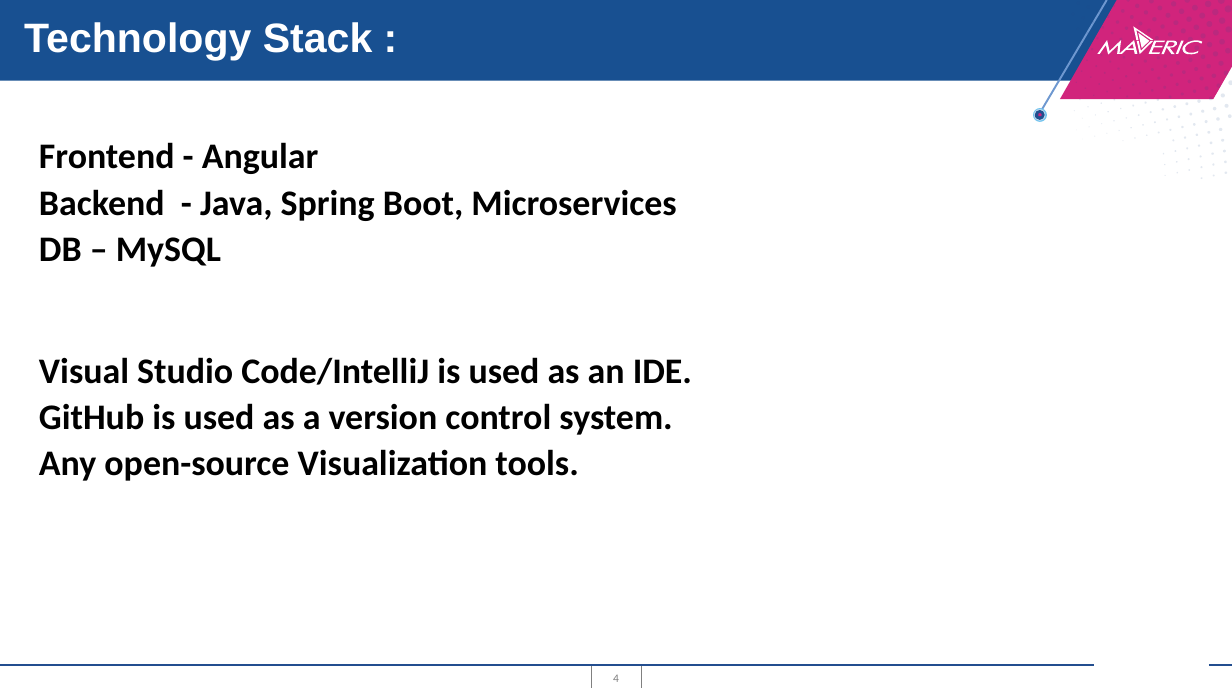
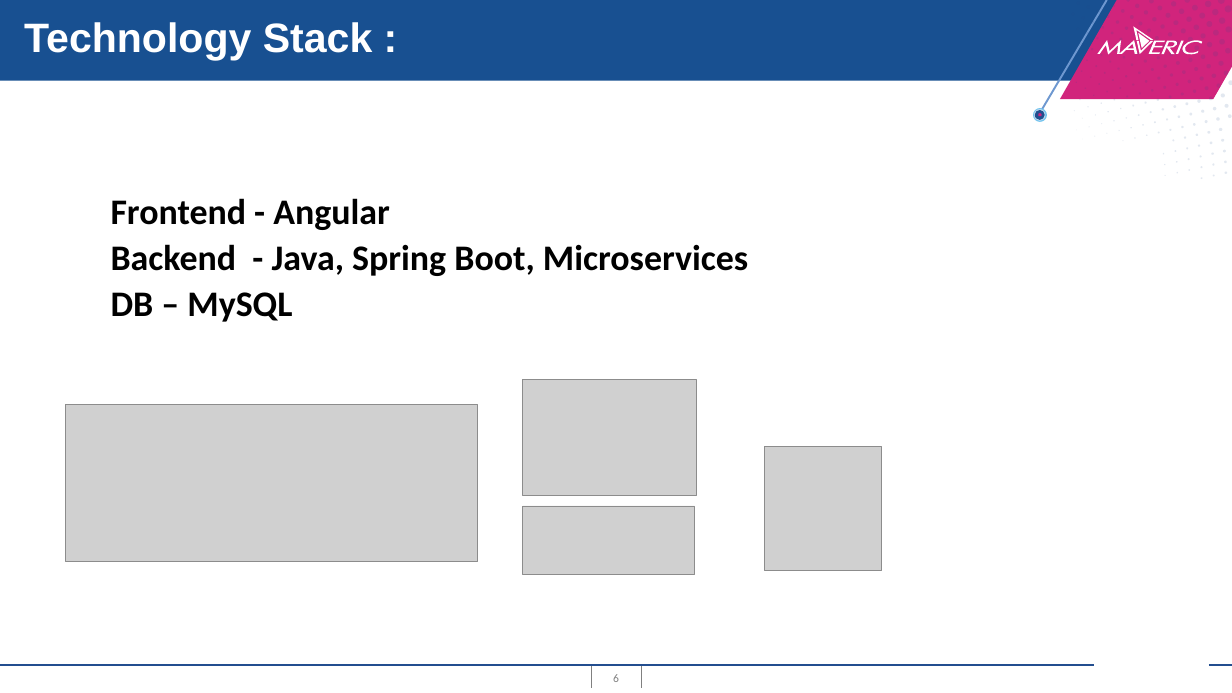
Before and after one commit to shan18007/Data-Pipeline, a slide deck: slide 6 of Data Pipeline.pptx (slide 4 before the commit). Drawn at 1232x693 pixels with LibreOffice and Linux fonts; fonts in the diff are those of the drawing; grey boxes stand for pictures; background and template pictures are left out. Boxes give left, top, right and bottom in pixels: in the first picture for what was removed or moved away, otherwise in the second. Text is boxed around its words. In the diff, an @@ line names an element or a change of style, - is before the commit and + after.

```diff
--- a/Data Pipeline.pptx
+++ b/Data Pipeline.pptx
@@ title at [111, 198, 748, 322]: text changed @@
-Frontend - Angular
-Backend - Java, Spring Boot, Microservices
-DB – MySQL
-Visual Studio Code/IntelliJ is used as an IDE.
-GitHub is used as a version control system.
-Any open-source Visualization tools.
+Frontend - Angular
+Backend - Java, Spring Boot, Microservices
+DB – MySQL
@@ picture added at [523, 380, 697, 495] @@
@@ picture added at [66, 405, 478, 562] @@
@@ picture added at [764, 446, 882, 570] @@
@@ picture added at [523, 506, 695, 575] @@
```
Also in this commit, not shown: 3 other slides changed, 4 slides added, 2 slides removed, 2 other files.
